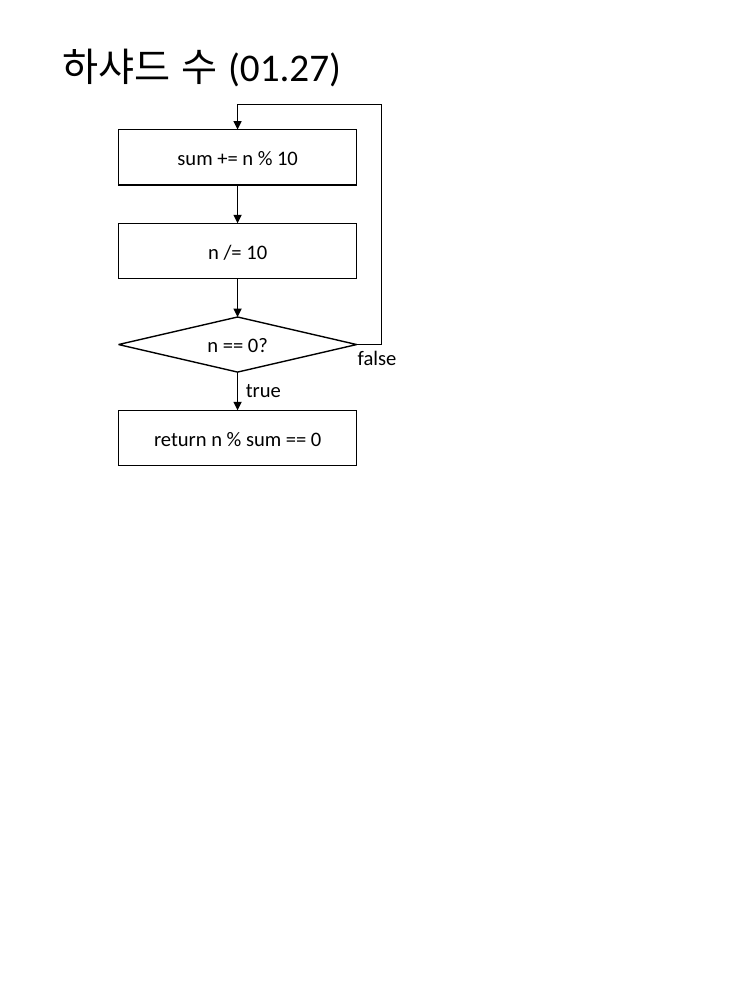
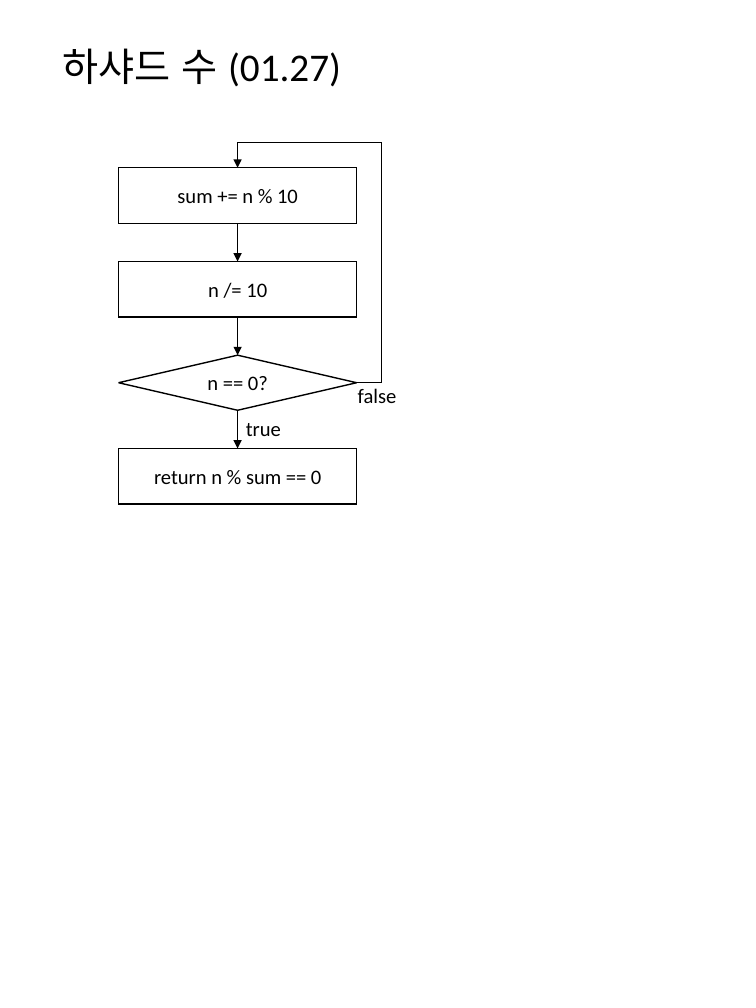
Before and after one commit to mornings9047/Algorithms_Programmers, a slide deck: slide 28 of 알고리즘_프로그래머스_Level01_순서도.pptx. Drawn at 756x1008 pixels with LibreOffice and Linux fonts; fonts in the diff are those of the drawing. Boxes give left, top, right and bottom in pixels: in the first picture for what was removed or moved away, otherwise in the second. Text is boxed around its words. In the diff, an @@ line names an element or a change of style, - is before the commit and + after.

```diff
--- a/알고리즘_프로그래머스_Level01_순서도.pptx
+++ b/알고리즘_프로그래머스_Level01_순서도.pptx
@@ 3 arrows, 2 texts, 1 rectangle, 1 elbow arrow moved together from (x1=119, y1=105, x2=397, y2=466) to (x1=119, y1=143, x2=397, y2=504) @@
@@ 2 rectangles, 1 diamond moved together from (x1=119, y1=130, x2=357, y2=373) to (x1=119, y1=167, x2=357, y2=410) @@
```
Also in this commit, not shown: 1 slide added, 2 other files.
